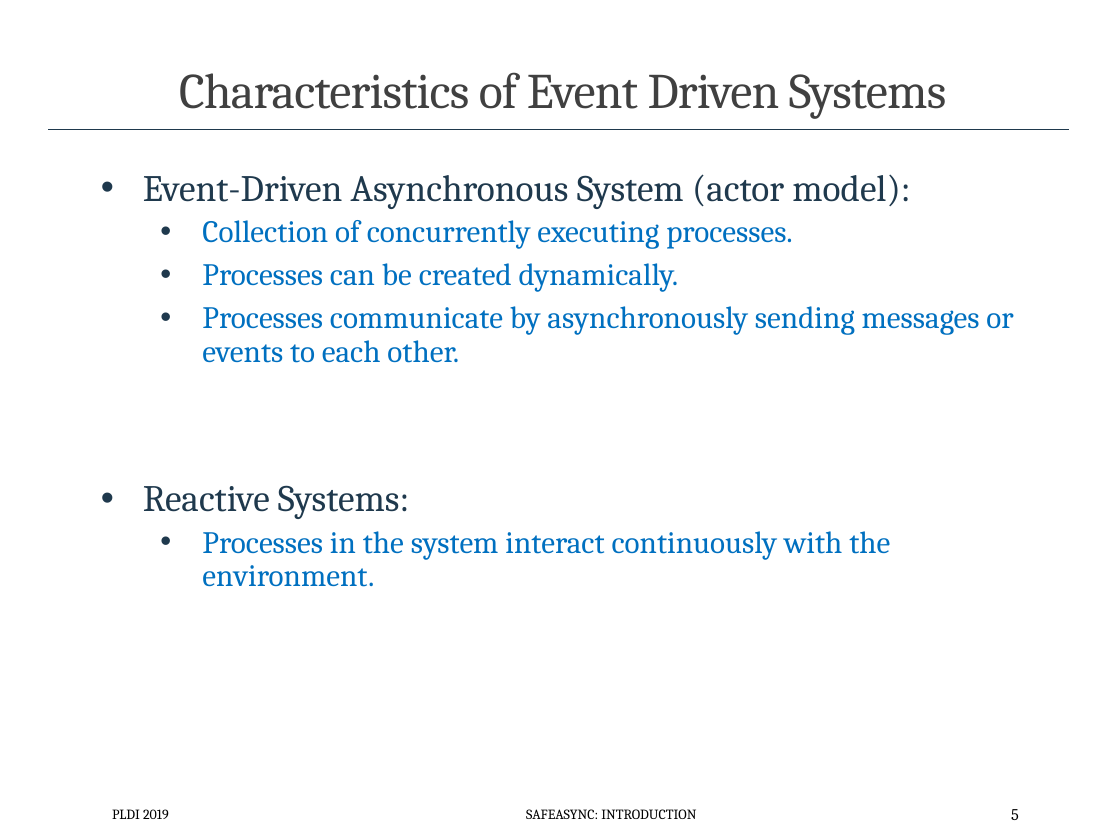
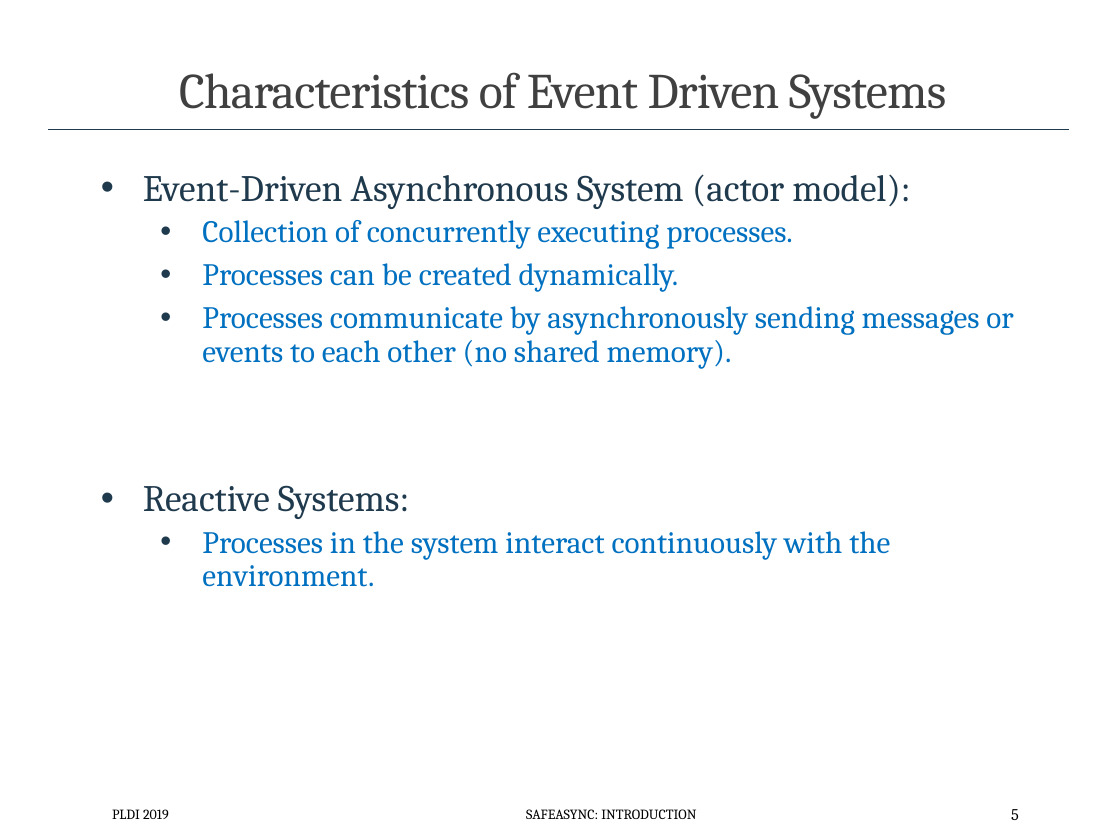
Before and after one commit to p-org/plditutorial, a slide deck: slide 5 of Presentations/1 - Introduction.pptx. Drawn at 1120x840 pixels with LibreOffice and Linux fonts; fonts in the diff are those of the drawing. Boxes give left, top, right and bottom in pixels: in the first picture for what was removed or moved away, otherwise in the second. Text is boxed around its words. In the diff, an @@ line names an element or a change of style, - is before the commit and + after.

```diff
--- a/Presentations/1 - Introduction.pptx
+++ b/Presentations/1 - Introduction.pptx
@@ text at (202, 306, 1013, 368): text changed @@
-  • Processes communicate by asynchronously sending messages or events to each other.
+  • Processes communicate by asynchronously sending messages or events to each other (no shared memory).
```
Also in this commit, not shown: 6 other slides changed.
